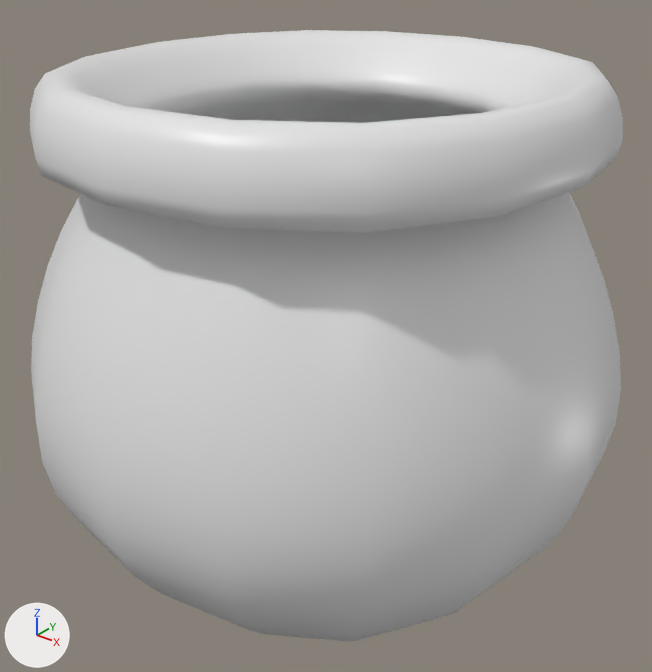
One commit to the Blender file Blender stuff/Pot.blend: the scene before it, then after it.
One viewpoint serves both versions: a 50 mm lens placed at (3.74, -4.71, 4.18), pointed at (-0.02, -0.01, 1.26). Lighting does not change. The marker at lower left points along +X, +Y and +Z.
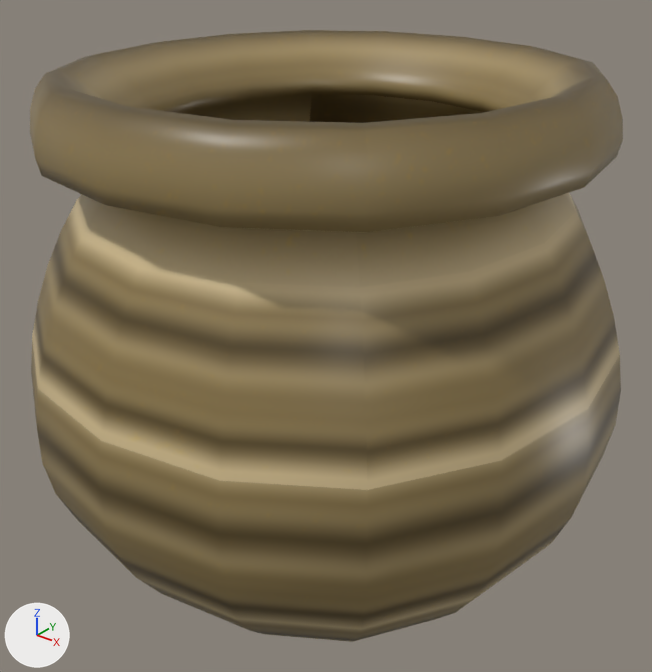
What changed in the scene script:
```text
Add img_claypot_png:
    img_claypot_png = load_image('ClayPot.png', '../Museum Escape/Assets/materials/Materials/ClayPot.png', 963, 372, 'sRGB')
Change mat_material:
    remove mat_material.base_color = (0.8, 0.8, 0.8)  # white #e7e7e7
    add mat_material.texture = img_claypot_png
Change me_cube:
    where me_cube.from_pydata(...)  # 40 vertices, 37 faces; spans x -1.0..1.0, y -1.0..1.0, z -1.0..0.93
    used by ob_cube; location = (0.0, -0.011, 1.378); scale = (2.29, 2.35, 2.15)
    me_cube part 1: texture (UV) coordinates of 37 of 37 faces, centred in x -1.0..1.0, y -1.0..1.0, z -1.0..0.83, changed; they spanned u 0.12..0.88, v 0.25..1.0 and now span u -0.01..0.98, v -0.01..1.0
```

Location of each change, [x1, y1, x2, y2] in pixels of the pictures (652 x 672 px):
'Cube', surface changed (grey to brown)
    both: [30, 30, 623, 642]
